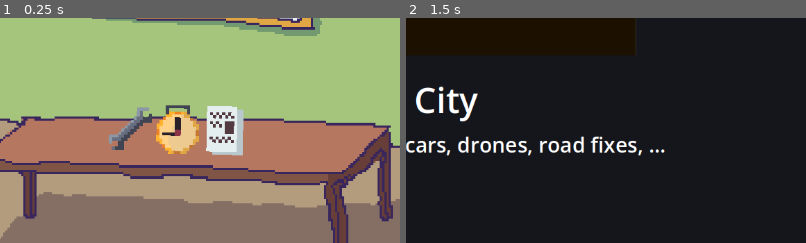
Above: before the commit, frames 1-2 (left to right).
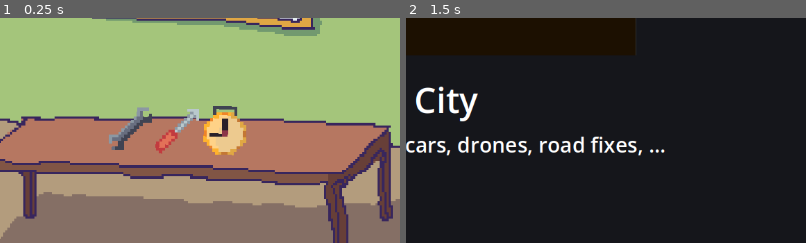
Above: after the commit, the same moments.

Repository: kir-55/Unstable
Game: Godot game, scene res://Scenes/Locations/home.tscn
Same seed, same stepped clock (60 frames per second), same inputs: the game is played once before the commit and once after it. This scene is started directly instead of the project's main scene.
Inputs (mouse positions are % of the whole screen's width and height, from its top left):
- Up to frame 1 (0.25 s): no input
- Up to frame 2 (1.5 s): drag from (62, 67) to (60, 28) at 0.52 s; tap Enter at 1.25 s; drag from (30, 55) to (45, 70) at 1.27 s
The pictures show only the part of the screen within x 46-96%, y 42-92%; the shares and areas given below are measured in that part.

The runs differ from the first frame. In frame 1, 4.0% of the frame differs, in the area x 38-62%, y 38-62%; in frame 2, nothing differs.

Commit message:
Backup commit - trying to fix winning

Diff:
--- a/Amulets/ameridium_gun.tres
+++ b/Amulets/ameridium_gun.tres
@@ -11,6 +11,8 @@
 texture = ExtResource("2_l01fq")
 incompatible_amulets = Array[int]([0])
 consumable = false
+required_for_repair = false
+required_for_destruction = false
 has_timer = true
 timer_reload = 5.0
 stack_limit = true
--- a/Amulets/bag_of_tools.tres
+++ b/Amulets/bag_of_tools.tres
@@ -11,8 +11,10 @@
 texture = ExtResource("2_shbr0")
 incompatible_amulets = Array[int]([])
 consumable = false
+required_for_repair = true
+required_for_destruction = false
 has_timer = true
 timer_reload = 0.2
 stack_limit = true
 limit = 1
-chance_multiplier = 5
+chance_multiplier = 100
--- a/Amulets/chronometer.tres
+++ b/Amulets/chronometer.tres
@@ -11,6 +11,8 @@
 texture = ExtResource("2_vsdfn")
 incompatible_amulets = Array[int]([])
 consumable = false
+required_for_repair = false
+required_for_destruction = false
 has_timer = false
 timer_reload = 1.0
 stack_limit = true
--- a/Amulets/glasses.tres
+++ b/Amulets/glasses.tres
@@ -11,6 +11,10 @@
 texture = ExtResource("2_026j1")
 incompatible_amulets = Array[int]([])
 consumable = false
+required_for_repair = false
+required_for_destruction = false
+has_timer = false
+timer_reload = 1.0
 stack_limit = true
 limit = 1
 chance_multiplier = 1
--- a/Amulets/immunity_potion.tres
+++ b/Amulets/immunity_potion.tres
@@ -11,6 +11,8 @@
 texture = ExtResource("2_k4p7q")
 incompatible_amulets = Array[int]([])
 consumable = true
+required_for_repair = false
+required_for_destruction = false
 has_timer = false
 timer_reload = 5.0
 stack_limit = true
--- a/Amulets/microbot_backpack.tres
+++ b/Amulets/microbot_backpack.tres
@@ -11,6 +11,8 @@
 texture = ExtResource("2_ibapu")
 incompatible_amulets = Array[int]([0])
 consumable = false
+required_for_repair = false
+required_for_destruction = false
 has_timer = true
 timer_reload = 4.0
 stack_limit = true
--- a/Amulets/mystery_pill.tres
+++ b/Amulets/mystery_pill.tres
@@ -11,6 +11,8 @@
 texture = ExtResource("2_6bw27")
 incompatible_amulets = Array[int]([])
 consumable = true
+required_for_repair = false
+required_for_destruction = false
 has_timer = false
 timer_reload = 1.0
 stack_limit = true
--- a/Amulets/notes.tres
+++ b/Amulets/notes.tres
@@ -11,6 +11,8 @@
 texture = ExtResource("2_862eq")
 incompatible_amulets = Array[int]([])
 consumable = false
+required_for_repair = true
+required_for_destruction = false
 has_timer = false
 timer_reload = 1.0
 stack_limit = true
--- a/Amulets/pill.tres
+++ b/Amulets/pill.tres
@@ -7,12 +7,14 @@
 script = ExtResource("1_ybbcq")
 id = 7
 name = "Some Pill"
-
 description = "Makes you think faster, therefore slowing the environment (click to use)"
 texture = ExtResource("2_y06ph")
 incompatible_amulets = Array[int]([])
-
 consumable = true
+required_for_repair = false
+required_for_destruction = false
+has_timer = false
+timer_reload = 1.0
 stack_limit = true
 limit = 1
 chance_multiplier = 2
--- a/Amulets/pizza_slice.tres
+++ b/Amulets/pizza_slice.tres
@@ -11,6 +11,10 @@
 texture = ExtResource("2_ptnk6")
 incompatible_amulets = Array[int]([])
 consumable = false
+required_for_repair = false
+required_for_destruction = false
+has_timer = false
+timer_reload = 1.0
 stack_limit = true
 limit = 1
 chance_multiplier = 1
--- a/Amulets/screwdriver.tres
+++ b/Amulets/screwdriver.tres
@@ -11,6 +11,8 @@
 texture = ExtResource("2_0g2cb")
 incompatible_amulets = Array[int]([])
 consumable = false
+required_for_repair = true
+required_for_destruction = false
 has_timer = false
 timer_reload = 5.0
 stack_limit = true
--- a/Amulets/second_heart.tres
+++ b/Amulets/second_heart.tres
@@ -11,6 +11,10 @@
 texture = ExtResource("2_wwwrf")
 incompatible_amulets = Array[int]([])
 consumable = false
+required_for_repair = false
+required_for_destruction = false
+has_timer = false
+timer_reload = 1.0
 stack_limit = false
 limit = 1
 chance_multiplier = 2
--- a/Amulets/some_plant.tres
+++ b/Amulets/some_plant.tres
@@ -11,6 +11,10 @@
 texture = ExtResource("2_gch6j")
 incompatible_amulets = Array[int]([])
 consumable = false
+required_for_repair = false
+required_for_destruction = false
+has_timer = false
+timer_reload = 1.0
 stack_limit = true
 limit = 2
 chance_multiplier = 2
--- a/Amulets/wrench.tres
+++ b/Amulets/wrench.tres
@@ -11,6 +11,8 @@
 texture = ExtResource("2_7dhaf")
 incompatible_amulets = Array[int]([])
 consumable = false
+required_for_repair = true
+required_for_destruction = false
 has_timer = false
 timer_reload = 1.0
 stack_limit = true
--- a/Scenes/Decorations/hydrant.tscn
+++ b/Scenes/Decorations/hydrant.tscn
@@ -2,7 +2,7 @@
 
 [ext_resource type="Texture2D" uid="uid://bs842xniyo8fc" path="res://Textures/Decorations/hydrant2.png" id="1_kn5rp"]
 [ext_resource type="Script" path="res://Scripts/health_system.gd" id="2_utguk"]
-[ext_resource type="PackedScene" uid="uid://cu6h8qbv3df6m" path="res://Scenes/Explosions/hydrant_explosion.tscn" id="3_t01oi"]
+[ext_resource type="PackedScene" uid="uid://cu6h8qbv3df6m" path="res://Scenes/explosions/hydrant_explosion.tscn" id="3_t01oi"]
 [ext_resource type="Script" path="res://Scripts/Decorations/deadly_area.gd" id="5_shcd0"]
 
 [sub_resource type="RectangleShape2D" id="RectangleShape2D_lvb52"]
--- a/Scripts/Amulets/amulet.gd
+++ b/Scripts/Amulets/amulet.gd
@@ -10,6 +10,8 @@
 
 
 @export var consumable: bool = false
+@export var required_for_repair : bool = false
+@export var required_for_destruction : bool = false
 
 @export var has_timer: bool = false:
 	set(value):
--- a/Scripts/Amulets/spawn_amulets.gd
+++ b/Scripts/Amulets/spawn_amulets.gd
@@ -7,6 +7,8 @@
 var amulets_chosen: Array[int]
 
 var amount_of_items_to_take: int = GlobalVariables.player_amulets.count(1) + 1
+var win_type := "none"
+var win_after_next_epoch := true
 
 
 
@@ -88,12 +90,23 @@
 
 		var duplicate_player_amulets = GlobalVariables.player_amulets.duplicate()
 		duplicate_player_amulets.append_array(amulets_chosen)
-		if (duplicate_player_amulets.has(4) and duplicate_player_amulets.has(6) and duplicate_player_amulets.has(13)):
-			if amount_of_items_to_take > amulets_chosen.size():
-				amulet[1].queue_free()
-				get_tree().change_scene_to_file("res://Scenes/main.tscn")
-			else:
-				GlobalVariables.win_after_next_epoch = true
+
+		var amulets_required_for_repair = GlobalVariables.amulets.filter(func(x): return x.required_for_repair).map(func(x): return x.id)
+		var amulets_required_for_destruction = GlobalVariables.amulets.filter(func(x): return x.required_for_destruction).map(func(x): return x.id)
+
+		if amulets_required_for_repair.size() > 0 or amulets_required_for_destruction.size() > 0:
+
+			if amulets_required_for_repair.all(func(x): return x in duplicate_player_amulets):
+				win_type = "repair"
+			elif amulets_required_for_destruction.size() > 0 and amulets_required_for_destruction.all(func(x): return x in duplicate_player_amulets):
+				win_type = "destruction"
+
+			if win_type != "none":
+				if amount_of_items_to_take > amulets_chosen.size():
+					amulet[1].queue_free()
+					get_tree().change_scene_to_packed(GlobalVariables.win_scene)
+				else:
+					win_after_next_epoch = true
 		label.text = "You have a few seconds to grab " + str(amount_of_items_to_take-amulets_chosen.size()) + " item" + ("s." if amount_of_items_to_take-amulets_chosen.size() > 1  else ".")
 
 		amulet[1].queue_free()
--- a/Scripts/global_variables.gd
+++ b/Scripts/global_variables.gd
@@ -5,6 +5,7 @@
 var best_score : int = 0
 var last_score : int = 0
 var times_treveled: int = 0
+
 var win_after_next_epoch : bool = false
 
 @export var initial_player_speed: int = 500
--- a/Scripts/go_to_transition.gd
+++ b/Scripts/go_to_transition.gd
@@ -11,7 +11,7 @@
 
 		if GlobalVariables.win_after_next_epoch:
 			GlobalVariables.win_after_next_epoch = false
-			get_tree().change_scene_to_file("res://Scenes/Menus/progress_menu.tscn")
+			get_tree().change_scene_to_packed(GlobalVariables.win_scene)
 			return
 
 		if GlobalVariables.player_amulets.has(5):
